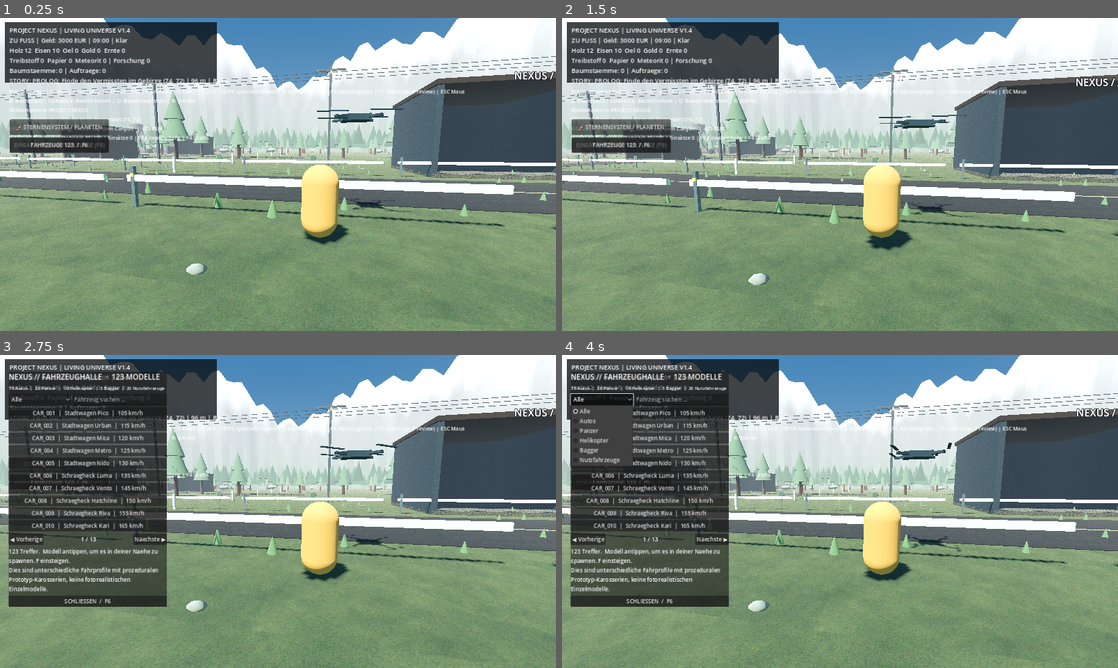
Above: before the commit, frames 1-4 (two rows, left to right).
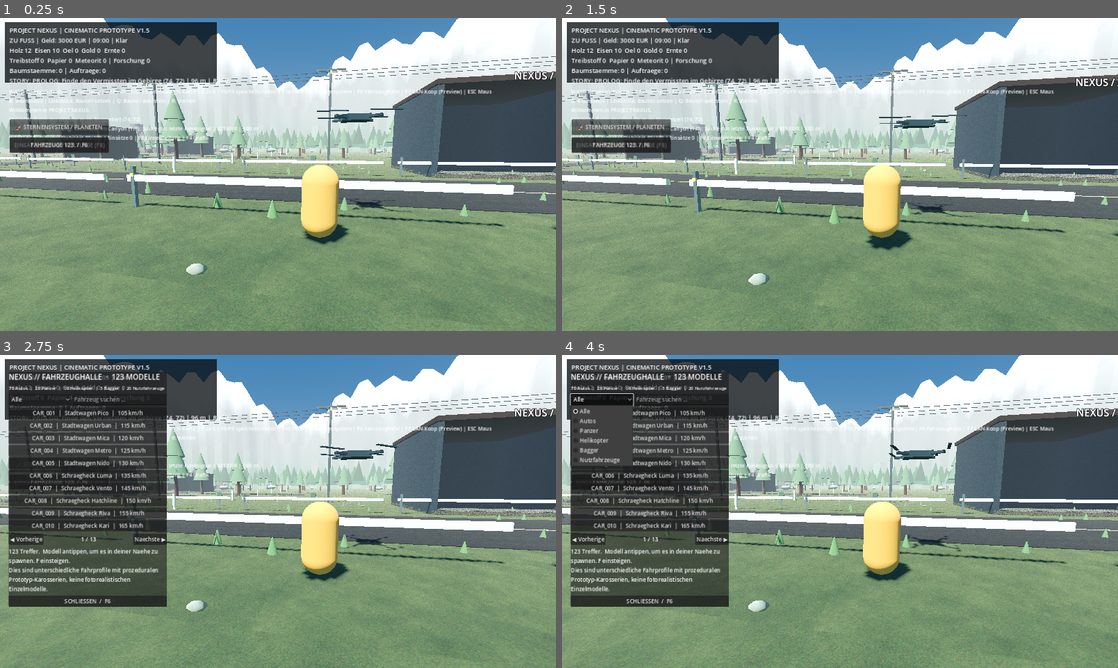
Above: after the commit, the same moments.

Repository: inexxone-art/Nexus-project
Game: Godot game, scene res://scenes/main.tscn
Two runs of this game, one before a commit and one after it. Both use one fixed random seed, a clock stepped at 60 frames per second and the inputs below.
Inputs:
- Up to frame 1 (0.25 s): no input
- Up to frame 2 (1.5 s): click "🚀 STERNENSYSTEM / PLANETEN" at 0.5 s; click "↩ ZUR ALPINEN HEIMATWELT" at 1.25 s
- Up to frame 3 (2.75 s): click "EINSATZLEITUNG / WELTLAGE (F8)" at 2 s
- Up to frame 4 (4 s): click "FAHRZEUGE 123 / F6" at 2.75 s; click "Alle" at 3.5 s

The runs differ from the first frame. In frame 1, 0.4% of the frame differs, in the area x 11-89%, y 3-37%; in frame 2, 0.4%; in frame 3, 0.3%; in frame 4, 0.3%.

Commit message:
V1.5: three-stage operations, world consequences, in-engine camera and regression tests

Diff:
--- a/scripts/nexus_living_universe.gd
+++ b/scripts/nexus_living_universe.gd
@@ -41,6 +41,7 @@
 var pending: Dictionary = {}
 var memories: Array[String] = []
 var completed: int = 0
+var field_operations: int = 0
 var elapsed: float = 0.0
 var turn: int = 0
 var peaceful_mode: bool = false
@@ -59,6 +60,7 @@
     pending.clear()
     memories.clear()
     completed = 0
+    field_operations = 0
     elapsed = 0.0
     turn = 0
     peaceful_mode = false
@@ -114,6 +116,26 @@
     incident_resolved.emit(description)
     return {"ok":true,"money":payout - cost,"message":description,"completed":completed}
 
+func apply_field_operation(category: String, region: String) -> void:
+    ## A completed physical mission improves the same persisted world state as an incident.
+    if not regions.has(region):
+        return
+    var state: Dictionary = regions[region]
+    state["stability"] = clampi(int(state["stability"]) + 4, 0, 100)
+    state["supply"] = clampi(int(state["supply"]) + 5, 0, 100)
+    state["prosperity"] = clampi(int(state["prosperity"]) + 2, 0, 100)
+    regions[region] = state
+    var group := "Zivilschutz"
+    if category == "Forschung":
+        group = "Forschungsrat"
+    elif category == "Versorgung":
+        group = "Handelsbund"
+    elif category == "Konflikt":
+        group = "Grenzwache"
+    factions[group] = clampi(int(factions[group]) + 1, -50, 50)
+    field_operations += 1
+    _remember("Feldeinsatz %s in %s abgeschlossen" % [category, region])
+
 func get_summary() -> String:
     if not pending.is_empty():
         return "ALARM: %s" % str(pending["title"])
@@ -136,7 +158,7 @@
 
 func get_data() -> Dictionary:
     return {"regions":regions.duplicate(true),"factions":factions.duplicate(true),"market":market.duplicate(true),
-        "pending":pending.duplicate(true),"memories":memories.duplicate(),"completed":completed,
+        "pending":pending.duplicate(true),"memories":memories.duplicate(),"completed":completed,"field_operations":field_operations,
         "elapsed":elapsed,"turn":turn,"peaceful_mode":peaceful_mode}
 
 func restore_data(data: Dictionary) -> void:
@@ -166,6 +188,7 @@
         for item in log.slice(maxi(0, log.size() - HISTORY_LIMIT)):
             memories.append(str(item))
     completed = maxi(0, int(data.get("completed", 0)))
+    field_operations = maxi(0, int(data.get("field_operations", 0)))
     elapsed = clampf(float(data.get("elapsed", 0.0)), 0.0, EVENT_PERIOD)
     turn = maxi(0, int(data.get("turn", 0)))
     peaceful_mode = bool(data.get("peaceful_mode", false))
--- /dev/null
+++ b/scripts/nexus_photo_mode.gd
@@ -0,0 +1,104 @@
+extends Node3D
+class_name NexusPhotoMode
+## In-engine free camera for making HONEST trailer captures from the running game.
+## F10 toggles photo mode, F11 saves the current viewport to user://nexus_shots.
+signal photo_saved(path: String, success: bool)
+
+const CAMERA_SPEED: float = 13.0
+const FAST_MULTIPLIER: float = 3.0
+const MOUSE_SENSITIVITY: float = 0.0020
+
+var active: bool = false
+var photo_camera: Camera3D
+var previous_camera: Camera3D
+var actor: NexusPlayer
+var actor_was_active: bool = true
+var ui_states: Array[Dictionary] = []
+var photo_count: int = 0
+
+func _ready() -> void:
+    name = "NEXUS | In-Engine Kameramodus"
+    photo_camera = Camera3D.new()
+    photo_camera.name = "CinematicCaptureCamera"
+    photo_camera.current = false
+    photo_camera.fov = 66.0
+    add_child(photo_camera)
+    set_process(false)
+    set_process_unhandled_input(false)
+
+func enter(source: Camera3D, controlled_actor: NexusPlayer, ui_elements: Array) -> bool:
+    if active or source == null or controlled_actor == null:
+        return false
+    actor = controlled_actor
+    actor_was_active = actor.active
+    previous_camera = source
+    photo_camera.global_transform = source.global_transform
+    photo_camera.fov = source.fov
+    photo_camera.near = source.near
+    photo_camera.far = source.far
+    ui_states.clear()
+    for element in ui_elements:
+        if element is CanvasItem:
+            ui_states.append({"node":element,"visible":element.visible})
+            element.visible = false
+    actor.active = false
+    previous_camera.current = false
+    photo_camera.current = true
+    active = true
+    Input.mouse_mode = Input.MOUSE_MODE_CAPTURED
+    set_process(true)
+    set_process_unhandled_input(true)
+    return true
+
+func exit() -> void:
+    if not active:
+        return
+    active = false
+    set_process(false)
+    set_process_unhandled_input(false)
+    photo_camera.current = false
+    if is_instance_valid(previous_camera):
+        previous_camera.current = true
+    if is_instance_valid(actor):
+        actor.active = actor_was_active
+    for state in ui_states:
+        var element: CanvasItem = state["node"]
+        if is_instance_valid(element):
+            element.visible = bool(state["visible"])
+    ui_states.clear()
+    Input.mouse_mode = Input.MOUSE_MODE_CAPTURED
+
+func _process(delta: float) -> void:
+    if not active:
+        return
+    var axis := Input.get_vector("move_left", "move_right", "move_forward", "move_backward")
+    var direction := photo_camera.global_transform.basis * Vector3(axis.x, 0.0, axis.y)
+    if Input.is_key_pressed(KEY_Q):
+        direction += Vector3.DOWN
+    if Input.is_key_pressed(KEY_E):
+        direction += Vector3.UP
+    var speed := CAMERA_SPEED * (FAST_MULTIPLIER if Input.is_action_pressed("sprint") else 1.0)
+    if direction.length_squared() > 0.0:
+        photo_camera.global_position += direction.normalized() * speed * delta
+
+func _unhandled_input(event: InputEvent) -> void:
+    if not active or Input.mouse_mode != Input.MOUSE_MODE_CAPTURED:
+        return
+    if event is InputEventMouseMotion:
+        photo_camera.rotation.y -= event.relative.x * MOUSE_SENSITIVITY
+        photo_camera.rotation.x = clampf(photo_camera.rotation.x - event.relative.y * MOUSE_SENSITIVITY, -1.53, 1.53)
+
+func capture() -> void:
+    if not active:
+        return
+    var directory := "user://nexus_shots"
+    var err := DirAccess.make_dir_recursive_absolute(ProjectSettings.globalize_path(directory))
+    if err != OK:
+        photo_saved.emit(directory, false)
+        return
+    await RenderingServer.frame_post_draw
+    var image := get_viewport().get_texture().get_image()
+    photo_count += 1
+    var path := "%s/nexus_%04d.png" % [directory, photo_count]
+    var result := image.save_png(path)
+    photo_saved.emit(path, result == OK)
--- a/scripts/nexus_world_operations.gd
+++ b/scripts/nexus_world_operations.gd
@@ -1,68 +1,134 @@
 extends Node3D
 class_name NexusWorldOperations
-## Repeatable contracts across the alpine map. Persistent state and deterministic sequence.
-const CONTRACTS = [
-    {"name":"Bergrettung: Notruf aus dem Canyon", "place":Vector3(77,0,75),"category":"Rettung","payment":425},
-    {"name":"Sektor 31: Verschluesselte Nachricht sichern", "place":Vector3(114,0,84),"category":"Ermittlung","payment":520},
-    {"name":"Stadt: Evakuierung eines Wohnblocks", "place":Vector3(-58,0,86),"category":"Einsatz","payment":480},
-    {"name":"Militaer: Versorgungskonvoi finden", "place":Vector3(-101,0,-104),"category":"Konflikt","payment":650},
-    {"name":"Wald: Nach Waldbrand aufraeumen", "place":Vector3(-22,0,-47),"category":"Natur","payment":390},
-    {"name":"Raumhafen: NEXUS-Signal kalibrieren", "place":Vector3(55,0,66),"category":"Forschung","payment":580},
+## V1.5: multi-stage field contracts: inspect -> resolve -> report.
+## These are game interactions, not representations of full real-world workflows.
+signal operation_completed(contract: Dictionary)
+
+const CONTRACTS: Array[Dictionary] = [
+    {"name":"Bergrettung: Vermisste im Canyon", "place":Vector3(77,0,75),
+     "followup":Vector3(89,0,99), "base":Vector3(47,0,32), "region":"Alpental",
+     "category":"Rettung", "payment":425,
+     "steps":["Suche das letzte Funksignal", "Versorge die vermisste Person", "Uebergabe an die Bergrettung"]},
+    {"name":"Sektor 31: Verschluesselte Nachricht", "place":Vector3(114,0,84),
+     "followup":Vector3(117,0,109), "base":Vector3(57,0,72), "region":"Sektor 31",
+     "category":"Forschung", "payment":520,
+     "steps":["Pruefe die Sperrzone", "Sichere den Datentraeger", "Bringe die Daten zur Forschungsstation"]},
+    {"name":"Stadt: Evakuierung eines Wohnblocks", "place":Vector3(-58,0,86),
+     "followup":Vector3(-75,0,105), "base":Vector3(-44,0,58), "region":"NEXUS City",
+     "category":"Rettung", "payment":480,
+     "steps":["Erkunde den Fluchtweg", "Begleite die Bewohner zum Sammelpunkt", "Melde den Einsatz bei der Leitstelle"]},
+    {"name":"Front: Versorgungskonvoi", "place":Vector3(-101,0,-104),
+     "followup":Vector3(-83,0,-88), "base":Vector3(-36,0,-62), "region":"Bergwerke",
+     "category":"Versorgung", "payment":650,
+     "steps":["Finde den liegengebliebenen Konvoi", "Sichere die Versorgungsgueter", "Bringe den Lagebericht zur Basis"]},
+    {"name":"Wald: Nach dem Waldbrand", "place":Vector3(-22,0,-47),
+     "followup":Vector3(-7,0,-56), "base":Vector3(10,0,-13), "region":"Alpental",
+     "category":"Natur", "payment":390,
+     "steps":["Untersuche die Brandflaeche", "Markiere die Gefahrenzone", "Melde die Lage bei der Forstverwaltung"]},
+    {"name":"Raumhafen: NEXUS-Signal", "place":Vector3(55,0,66),
+     "followup":Vector3(70,0,90), "base":Vector3(47,0,32), "region":"Raumhafen",
+     "category":"Forschung", "payment":580,
+     "steps":["Finde die Senderanlage", "Kalibriere den Signalknoten", "Uebergabe an die Einsatzleitung"]},
 ]
+const MAX_HISTORY: int = 40
+const INTERACTION_RADIUS: float = 8.0
+
 var index: int = 0
+var stage: int = 0
 var completed: int = 0
 var consequences: Array[String] = []
 var waypoint: Node3D
+var waypoint_title: Label3D
 
 func _ready() -> void:
-    name = "NEXUS OPS // Wiederkehrende Auftraege"
+    name = "NEXUS OPS | Mehrstufige Welteinsaetze"
     waypoint = Node3D.new()
     add_child(waypoint)
-    var signal_mesh = MeshInstance3D.new()
-    var mesh = CylinderMesh.new()
+    var signal_mesh := MeshInstance3D.new()
+    var mesh := CylinderMesh.new()
     mesh.bottom_radius = 0.16
-    mesh.top_radius = 0.025
+    mesh.top_radius = 0.03
     mesh.height = 4.5
     signal_mesh.mesh = mesh
     signal_mesh.position.y = 2.4
-    var m = StandardMaterial3D.new()
-    m.albedo_color = Color("ffbf60")
-    m.emission_enabled = true
-    m.emission = Color("ffc46b")
-    m.emission_energy_multiplier = 1.9
-    signal_mesh.material_override = m
+    var material := StandardMaterial3D.new()
+    material.albedo_color = Color("ffbf60")
+    material.emission_enabled = true
+    material.emission = Color("ffc46b")
+    material.emission_energy_multiplier = 1.9
+    signal_mesh.material_override = material
     waypoint.add_child(signal_mesh)
+    waypoint_title = Label3D.new()
+    waypoint_title.position.y = 5.1
+    waypoint_title.text = "NEXUS OPS | E"
+    waypoint_title.font_size = 30
+    waypoint_title.pixel_size = 0.008
+    waypoint_title.billboard = BaseMaterial3D.BILLBOARD_ENABLED
+    waypoint.add_child(waypoint_title)
     _update_marker()
 
+func current_contract() -> Dictionary:
+    return CONTRACTS[index % CONTRACTS.size()]
+
+func current_target() -> Vector3:
+    var contract := current_contract()
+    if stage == 1:
+        return contract["followup"]
+    if stage == 2:
+        return contract["base"]
+    return contract["place"]
+
 func _update_marker() -> void:
-    var item: Dictionary = CONTRACTS[index % CONTRACTS.size()]
-    waypoint.position = item["place"]
+    if waypoint == null:
+        return
+    waypoint.position = current_target()
+    if waypoint_title != null:
+        waypoint_title.text = "EINSATZ %d/3 | E" % (stage + 1)
+
+func distance_to_target(p: Vector3) -> int:
+    var t := current_target()
+    return roundi(Vector2(p.x, p.z).distance_to(Vector2(t.x, t.z)))
 
 func objective() -> String:
-    var item: Dictionary = CONTRACTS[index % CONTRACTS.size()]
-    return "%s  |  %d EUR" % [item["name"], int(item["payment"])]
+    var contract := current_contract()
+    return "%s (%d/3): %s | %d EUR" % [str(contract["name"]), stage + 1,
+        str(contract["steps"][stage]), int(contract["payment"])]
 
 func try_interact(p: Vector3) -> Dictionary:
-    var item: Dictionary = CONTRACTS[index % CONTRACTS.size()]
-    var target: Vector3 = item["place"]
-    if Vector2(p.x, p.z).distance_to(Vector2(target.x, target.z)) > 8.0:
+    var target := current_target()
+    if Vector2(p.x, p.z).distance_to(Vector2(target.x, target.z)) > INTERACTION_RADIUS:
         return {"handled":false}
+    var contract := current_contract()
+    if stage < 2:
+        var summary := str(contract["steps"][stage]) + " abgeschlossen. Naechstes Einsatzziel markiert."
+        stage += 1
+        _update_marker()
+        return {"handled":true,"completed":false,"money":0,"message":summary}
+    var finished := contract.duplicate(true)
     completed += 1
-    var last = str(item["category"]) + " abgeschlossen; Weltzustand aktualisiert"
-    consequences.append(last)
-    if consequences.size() > 40:
+    var description := str(contract["category"]) + ": " + str(contract["name"]) + " abgeschlossen"
+    consequences.append(description)
+    while consequences.size() > MAX_HISTORY:
         consequences.pop_front()
     index += 1
+    stage = 0
     _update_marker()
-    return {"handled":true,"money":int(item["payment"]),"message":last}
+    operation_completed.emit(finished)
+    return {"handled":true,"completed":true,"money":int(contract["payment"]),
+        "message":description + "; +%d EUR" % int(contract["payment"]),
+        "category":str(contract["category"]),"region":str(contract["region"])}
 
 func get_data() -> Dictionary:
-    return {"index": index, "completed": completed, "consequences": consequences.duplicate()}
+    return {"index":index,"stage":stage,"completed":completed,
+        "consequences":consequences.duplicate()}
 
 func restore_data(data: Dictionary) -> void:
-    index = maxi(0, int(data.get("index", 0)))
-    completed = maxi(0, int(data.get("completed", 0)))
+    index = clampi(int(data.get("index", 0)), 0, 1000000)
+    stage = clampi(int(data.get("stage", 0)), 0, 2)
+    completed = clampi(int(data.get("completed", 0)), 0, 1000000)
     consequences.clear()
-    for entry in data.get("consequences", []):
-        consequences.append(str(entry))
+    var log = data.get("consequences", [])
+    if log is Array:
+        for entry in log.slice(maxi(0, log.size() - MAX_HISTORY)):
+            consequences.append(str(entry).substr(0, 200))
     _update_marker()
--- a/scripts/world.gd
+++ b/scripts/world.gd
@@ -19,6 +19,8 @@
 const LIVING_PANEL_SCRIPT = preload("res://scripts/nexus_living_panel.gd")
 const POLISH_SCRIPT = preload("res://scripts/nexus_cinematic_polish.gd")
 const WEATHER_FX_SCRIPT = preload("res://scripts/nexus_weather_fx.gd")
+const PHOTO_SCRIPT = preload("res://scripts/nexus_photo_mode.gd")
+var photo_mode: NexusPhotoMode
 var weather_fx: NexusWeatherFX
 var living: NexusLivingUniverse
 var living_panel: NexusLivingPanel
@@ -109,6 +111,7 @@
     add_child(story)
     world_operations = WORLD_OPS_SCRIPT.new()
     add_child(world_operations)
+    world_operations.operation_completed.connect(_on_field_operation_finished)
     living = LIVING_SCRIPT.new()
     living.incident_opened.connect(_on_living_incident)
     add_child(living)
@@ -126,6 +129,9 @@
     add_child(coop)
     coop.set_actor(player)
     _make_hud()
+    photo_mode = PHOTO_SCRIPT.new()
+    add_child(photo_mode)
+    photo_mode.photo_saved.connect(_on_photo_saved)
     living_panel = LIVING_PANEL_SCRIPT.new()
     living_panel.decision_requested.connect(_on_living_decision)
     add_child(living_panel)
@@ -482,6 +488,29 @@
     story.trigger_alert(description)
     _say("NEXUS DIRECTOR: " + description)
 
+func _on_photo_saved(path: String, success: bool) -> void:
+    _say("Screenshot gespeichert: " + path if success else "Screenshot konnte nicht gespeichert werden")
+
+func _toggle_photo_mode() -> void:
+    if photo_mode.active:
+        photo_mode.exit()
+        _say("Fotomodus beendet")
+        return
+    if vehicle_in_use != null or drone_active:
+        _say("Fuer Fotomodus bitte Fahrzeug bzw. Drohne verlassen")
+        return
+    if fleet_menu != null and fleet_menu.visible:
+        fleet_menu.toggle()
+    if living_panel != null and living_panel.visible:
+        living_panel.toggle()
+    var source := get_viewport().get_camera_3d()
+    if photo_mode.enter(source, player, [hud,help,minimap,marker]):
+        _say("Fotomodus: WASD fliegen, Q/E hoch/runter, Shift schnell, F11 PNG, F10 beenden")
+
+func _on_field_operation_finished(contract: Dictionary) -> void:
+    living.apply_field_operation(str(contract.get("category", "")), str(contract.get("region", "")))
+    living_panel.refresh()
+
 func _on_living_incident(title: String) -> void:
     living_panel.refresh()
     _say("WELTALARM: " + title + " | Einsatzleitung mit F8")
@@ -505,8 +534,8 @@
     var status = "ZU FUSS" if vehicle_in_use == null else "%s | %d km/h | Diesel %d%%" % [vehicle_in_use.category, roundi(abs(vehicle_in_use.speed) * 3.6), roundi(vehicle_in_use.fuel)]
     if drone_active:
         status = "FPV-DROHNE | Akku %d%% | %s" % [roundi(drone.battery), drone.state_notice]
-    hud.text = "PROJECT NEXUS | LIVING UNIVERSE V1.4\n%s | Geld: %d EUR | %s\nHolz %d  Eisen …(258 unchanged characters)…
-    var tip = "WASD bewegen/fahren | F Fahrzeug | V FPV-Drohne | E arbeiten | N Karte | Y Zeit | F5/F9 speichern/laden | G Sternensystem | F6 Fahrzeughalle | F7 LAN-Koop (Preview) | ESC Maus"
+    hud.text = "PROJECT NEXUS | CINEMATIC PROTOTYPE V1.5\n%s | Geld: %d EUR | %s\nHolz %d  Eisen …(258 unchanged characters)…
+    var tip = "WASD bewegen/fahren | F Fahrzeug | V FPV-Drohne | E arbeiten | N Karte | Y Zeit | F5/F9 speichern/laden | F10 Foto | G Sternensystem | F6 Fahrzeughalle | F7 LAN-Koop (Preview) | ESC Maus"
     if nexus_director.active_event != "":
         tip += "\nWELTEREIGNIS: " + nexus_director.active_event
     if drone_active:
@@ -522,7 +551,7 @@
     if missions != null:
         tip += "\nMISSION: " + missions.objective
     if world_operations != null:
-        tip += "\nNEXUS OPS: " + world_operations.objective()
+        tip += "\nNEXUS OPS: " + world_operations.objective() + " | %d m" % world_operations.distance_to_target(player.global_position)
     if mode_build:
         tip += " | Raster: %.2f m | Hoehe: %.1f m (G / Bild auf / Bild ab)" % [build_grid, build_height]
     if story != null:
@@ -533,6 +562,15 @@
 
 func _unhandled_input(event: InputEvent) -> void:
     if event is InputEventKey and event.pressed and not event.echo:
+        if event.keycode == KEY_F10:
+            _toggle_photo_mode()
+            return
+        if photo_mode != null and photo_mode.active:
+            if event.keycode == KEY_F11:
+                photo_mode.capture()
+            elif event.keycode == KEY_ESCAPE:
+                Input.mouse_mode = Input.MOUSE_MODE_VISIBLE if Input.mouse_mode == Input.MOUSE_MODE_CAPTURED else Input.MOUSE_MODE_CAPTURED
+            return
         if fleet_menu != null and fleet_menu.visible:
             if event.keycode == KEY_F6 or event.keycode == KEY_ESCAPE:
                 fleet_menu.toggle()
@@ -670,8 +708,9 @@
         var op: Dictionary = world_operations.try_interact(player.global_position)
         if bool(op.get("handled", false)):
             coins += int(op.get("money",0))
-            completed_jobs += 1
-            story.trigger_alert(str(op.get("message", "Einsatz erledigt")))
+            if bool(op.get("completed", false)):
+                completed_jobs += 1
+                story.trigger_alert(str(op.get("message", "Einsatz erledigt")))
             _say(str(op.get("message", "Einsatz erledigt")))
             return
     if missions != null:
--- /dev/null
+++ b/tests/operations_smoke.gd
@@ -0,0 +1,67 @@
+extends SceneTree
+## Headless regression: three-stage contracts, no premature payment, save/load and world consequences.
+const OPS = preload("res://scripts/nexus_world_operations.gd")
+const LIVING = preload("res://scripts/nexus_living_universe.gd")
+
+func _initialize() -> void:
+    call_deferred("_run")
+
+func _fail(reason: String) -> void:
+    push_error("NEXUS V1.5 OPS FAILED: " + reason)
+    quit(1)
+
+func _run() -> void:
+    var sim: NexusLivingUniverse = LIVING.new()
+    root.add_child(sim)
+    var ops: NexusWorldOperations = OPS.new()
+    root.add_child(ops)
+    ops.operation_completed.connect(func(contract: Dictionary):
+        sim.apply_field_operation(str(contract["category"]), str(contract["region"]))
+    )
+    var target: Vector3 = ops.current_target()
+    if ops.try_interact(Vector3(3000.0, 0, 3000.0)).get("handled", true):
+        _fail("Interaction allowed from outside mission radius")
+        return
+    var first := ops.try_interact(target)
+    if not first.get("handled", false) or first.get("completed", true) or int(first.get("money", -1)) != 0:
+        _fail("Stage 1 incorrectly paid or failed")
+        return
+    if ops.stage != 1 or ops.completed != 0:
+        _fail("Stage 1 state was not applied")
+        return
+    var checkpoint := ops.get_data()
+    var restored: NexusWorldOperations = OPS.new()
+    root.add_child(restored)
+    restored.restore_data(checkpoint)
+    if restored.stage != 1 or restored.index != 0:
+        _fail("Multi-stage mission failed to restore")
+        return
+    var second := ops.try_interact(ops.current_target())
+    if not second.get("handled", false) or second.get("completed", true) or ops.stage != 2:
+        _fail("Stage 2 failed or paid prematurely")
+        return
+    if ops.try_interact(ops.current_target() + Vector3(99, 0, 99)).get("handled", true):
+        _fail("Distant completion bypassed radius")
+        return
+    var last := ops.try_interact(ops.current_target())
+    if not last.get("completed", false) or int(last.get("money", 0)) != 425:
+        _fail("Final report did not pay the correct amount")
+        return
+    if ops.completed != 1 or ops.stage != 0 or ops.index != 1:
+        _fail("Next contract did not unlock")
+        return
+    if sim.field_operations != 1 or int(sim.regions["Alpental"]["stability"]) != 89:
+        _fail("Operation consequence was not propagated to persistent world")
+        return
+    var saved := sim.get_data()
+    var clone: NexusLivingUniverse = LIVING.new()
+    clone.restore_data(saved)
+    if clone.field_operations != 1 or clone.memories.is_empty():
+        _fail("Consequences lost on save/load")
+        return
+    # A field operation cannot be claimed again: the marker now belongs to next contract.
+    if ops.try_interact(target).get("handled", false):
+        _fail("Previously completed marker still pays")
+        return
+    print("NEXUS V1.5 OPS PASS: distance, 3 phases, payout, save/load, region, reputation")
+    quit(0)
--- /dev/null
+++ b/tests/photo_smoke.gd
@@ -0,0 +1,36 @@
+extends SceneTree
+## Camera activation and UI restoration, no screenshot capture in CI.
+const PLAYER = preload("res://scripts/player.gd")
+const PHOTO = preload("res://scripts/nexus_photo_mode.gd")
+
+func _initialize() -> void:
+    call_deferred("_run")
+
+func _fail(message: String) -> void:
+    push_error("PHOTO MODE FAILED: " + message)
+    quit(1)
+
+func _run() -> void:
+    var stage := Node3D.new()
+    root.add_child(stage)
+    var actor: NexusPlayer = PLAYER.new()
+    stage.add_child(actor)
+    var camera: Camera3D = actor.camera
+    var photo: NexusPhotoMode = PHOTO.new()
+    stage.add_child(photo)
+    var hud := Label.new()
+    hud.visible = true
+    root.add_child(hud)
+    var entered: bool = photo.enter(camera, actor, [hud])
+    if not entered or not photo.active or actor.active or hud.visible:
+        _fail("Capture mode activation and HUD hiding")
+        return
+    if not photo.photo_camera.current:
+        _fail("Photo camera is not the active camera")
+        return
+    photo.exit()
+    if photo.active or not actor.active or not hud.visible or not camera.current:
+        _fail("Input, camera and UI were not restored")
+        return
+    print("NEXUS V1.5 PHOTO MODE PASS: free camera activation and restoration")
+    quit(0)
Not shown, added: docs/V1_5_RELEASE_NOTES.md
